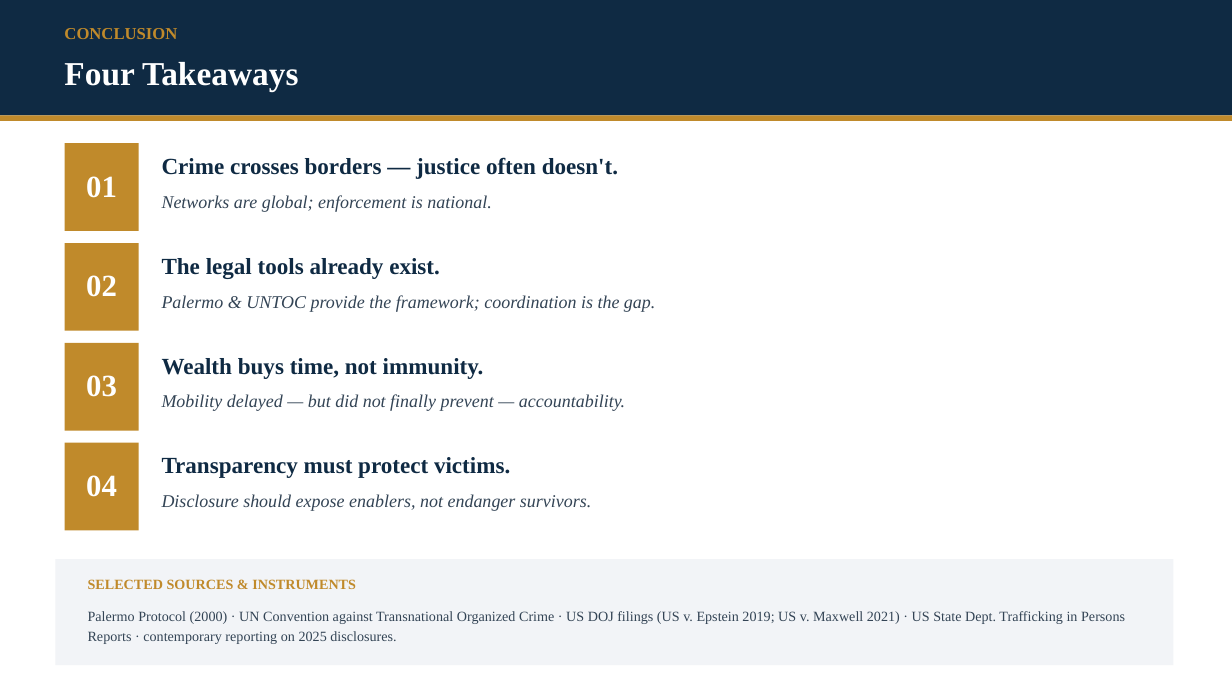
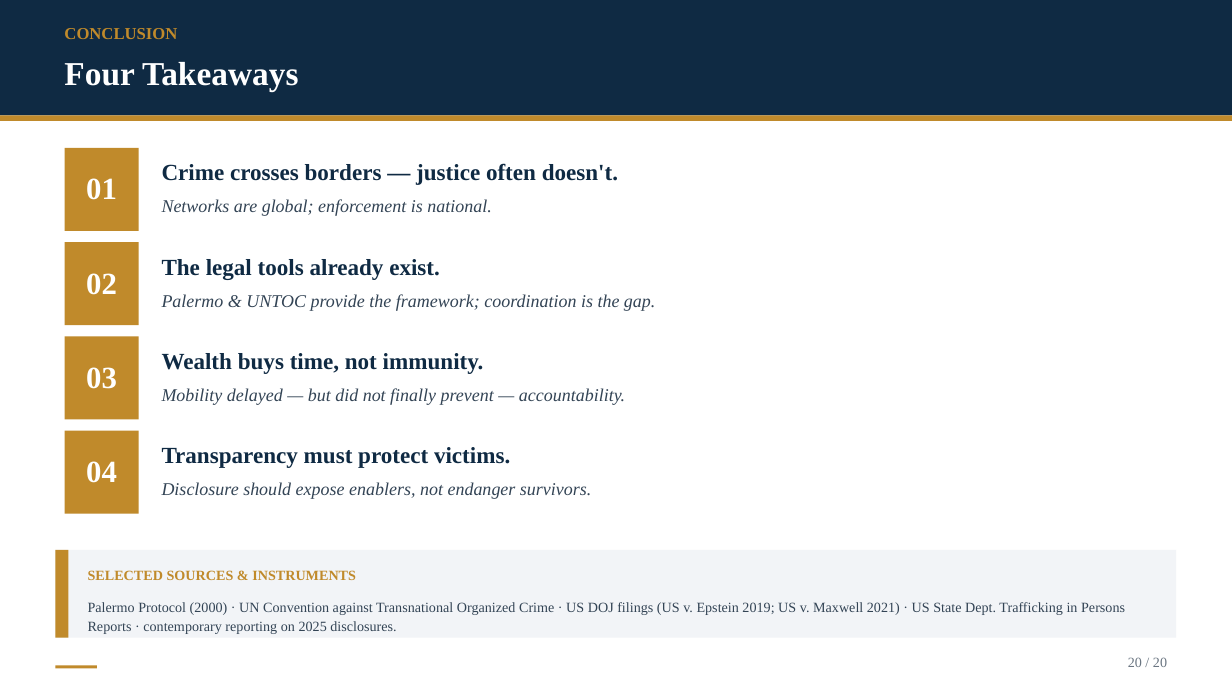
Before and after one commit to Kokidesu/Koki, a slide deck: slide 20 of Epstein_Transnational_Justice.pptx. Drawn at 1232x693 pixels with LibreOffice and Linux fonts; fonts in the diff are those of the drawing. Boxes give left, top, right and bottom in pixels: in the first picture for what was removed or moved away, otherwise in the second. Text is boxed around its words. In the diff, an @@ line names an element or a change of style, - is before the commit and + after.

```diff
--- a/Epstein_Transnational_Justice.pptx
+++ b/Epstein_Transnational_Justice.pptx
@@ rectangle resized from (x1=65, y1=143, x2=139, y2=231) to (x1=65, y1=148, x2=139, y2=231) @@
@@ text "Crime crosses borders — justice ..." moved from (x1=162, y1=157, x2=618, y2=179) to (x1=162, y1=163, x2=618, y2=185) @@
@@ text "Networks are global; enforcement is ..." moved from (x1=162, y1=195, x2=491, y2=212) to (x1=162, y1=199, x2=491, y2=216) @@
@@ rectangle resized from (x1=65, y1=243, x2=139, y2=331) to (x1=65, y1=242, x2=139, y2=325) @@
@@ rectangle resized from (x1=65, y1=343, x2=139, y2=431) to (x1=65, y1=336, x2=139, y2=420) @@
@@ text "Wealth buys time, not immunity." moved from (x1=162, y1=358, x2=484, y2=379) to (x1=162, y1=353, x2=484, y2=374) @@
@@ text "Mobility delayed — but did ..." moved from (x1=162, y1=394, x2=625, y2=411) to (x1=162, y1=388, x2=625, y2=405) @@
@@ text "04" moved from (x1=86, y1=475, x2=117, y2=497) to (x1=86, y1=461, x2=117, y2=483) @@
@@ rectangle resized from (x1=65, y1=443, x2=139, y2=531) to (x1=65, y1=431, x2=139, y2=514) @@
@@ rectangle resized from (x1=55, y1=559, x2=1174, y2=665) to (x1=55, y1=550, x2=1177, y2=638) @@
@@ rectangle added at (x1=55, y1=550, x2=68, y2=638), fill #C08A2B @@
@@ 4 texts moved together from (x1=86, y1=375, x2=591, y2=589) to (x1=86, y1=367, x2=591, y2=580) @@
@@ text "Palermo Protocol (2000) · UN ..." moved from (x1=88, y1=611, x2=1125, y2=644) to (x1=88, y1=602, x2=1125, y2=634) @@
@@ text added at (x1=1128, y1=657, x2=1167, y2=667), 11 pt, text #6B7682 @@
+20 / 20
@@ rectangle added at (x1=55, y1=665, x2=97, y2=669), fill #C08A2B @@
```
Also in this commit, not shown: 19 other slides changed, 22 other files.
